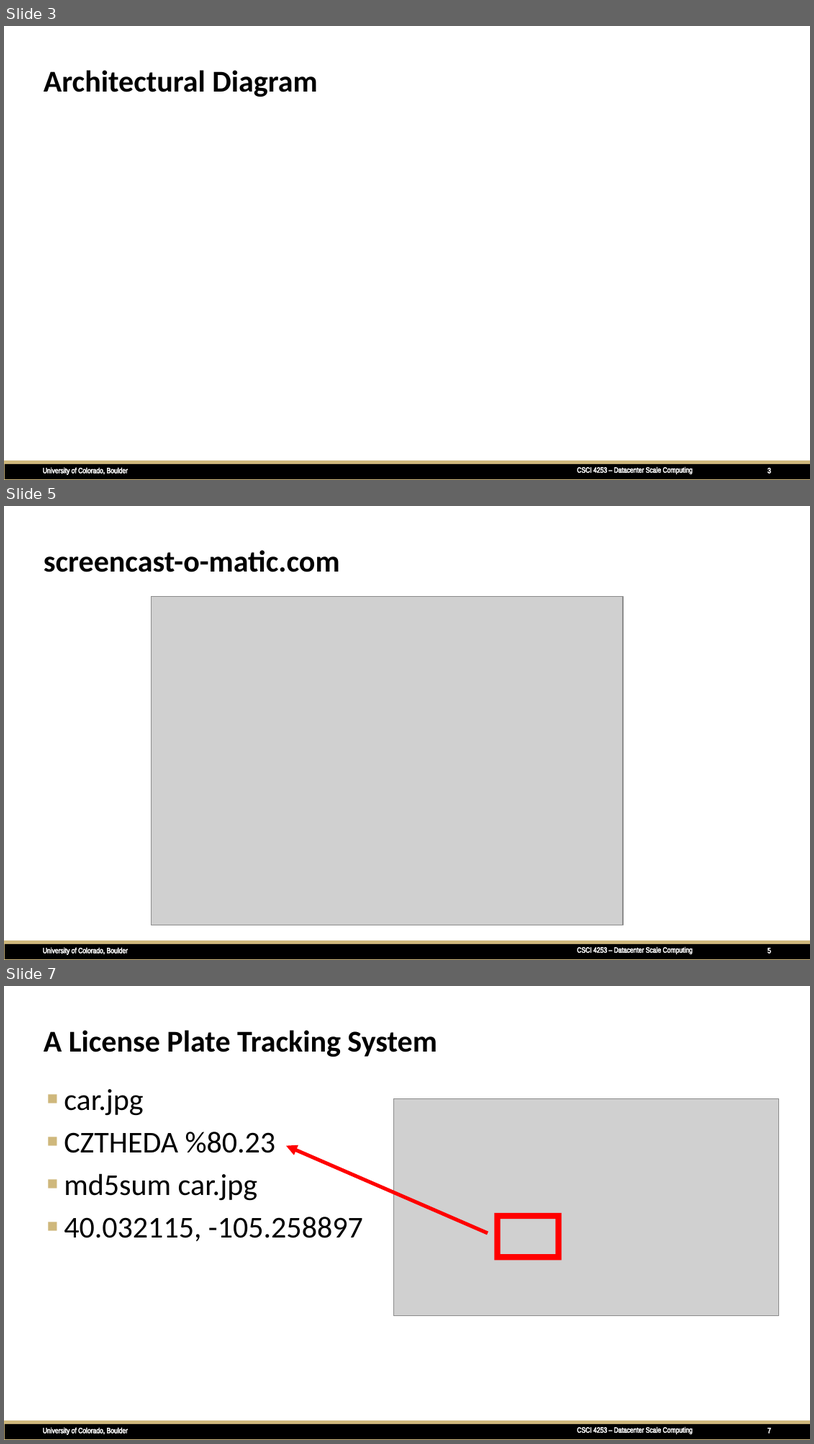
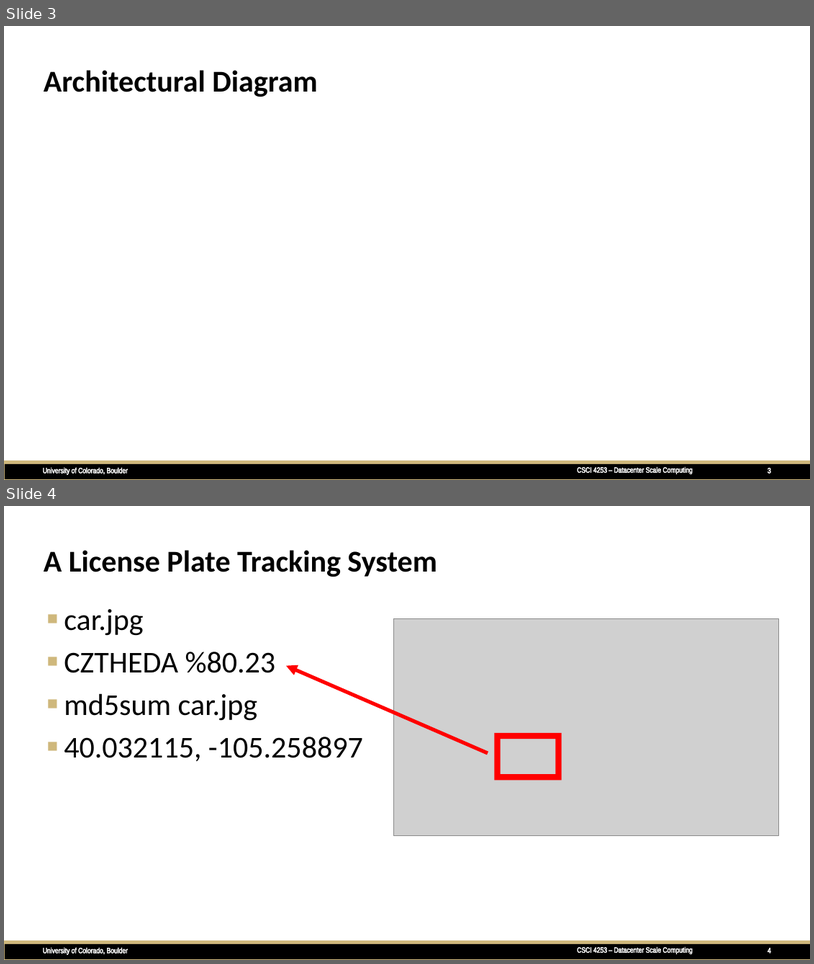
Before and after one commit to sureshnnayak/dcsc_final_project, a slide deck: demoPresentation.pptx. Shown one above the other, each under a label of ours: slides 3, 5 and 7 before the commit, slides 3 and 4 after it; the slides between them are not shown. The pictures are 814x1444 and 814x964 pixels, drawn with LibreOffice and Linux fonts; fonts in the diff are those of the drawing; grey boxes stand for pictures. Boxes give left, top, right and bottom in pixels: in the first picture for what was removed or moved away, otherwise in the second. Text is boxed around its words. In the diff, an @@ line names an element or a change of style, - is before the commit and + after.

```diff
--- a/demoPresentation.pptx
+++ b/demoPresentation.pptx
@@ slide 5 removed at (x1=4, y1=506, x2=810, y2=960), background #FFFFFF; not listed: 5 template elements that a slide beside it also shows @@
@@ title removed at (x1=44, y1=550, x2=340, y2=572) @@
-screencast-o-matic.com
@@ picture removed at (x1=151, y1=596, x2=622, y2=925) @@
@@ what was slide 7 is now slide 4 @@
@@ page number at (x1=768, y1=947, x2=772, y2=953): text changed @@
-7
+4
```
Also in this commit, not shown: 2 other slides removed.
